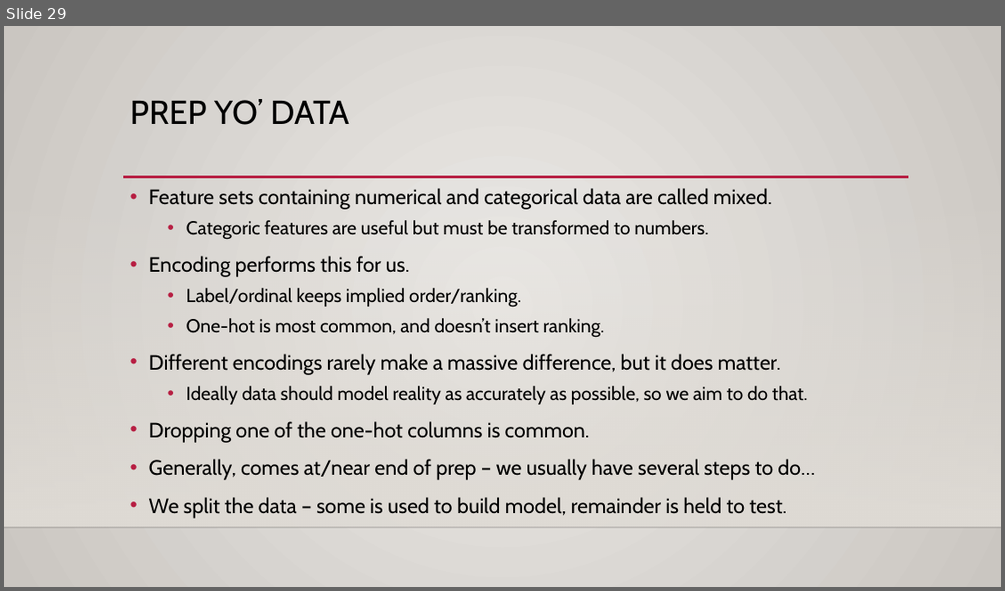
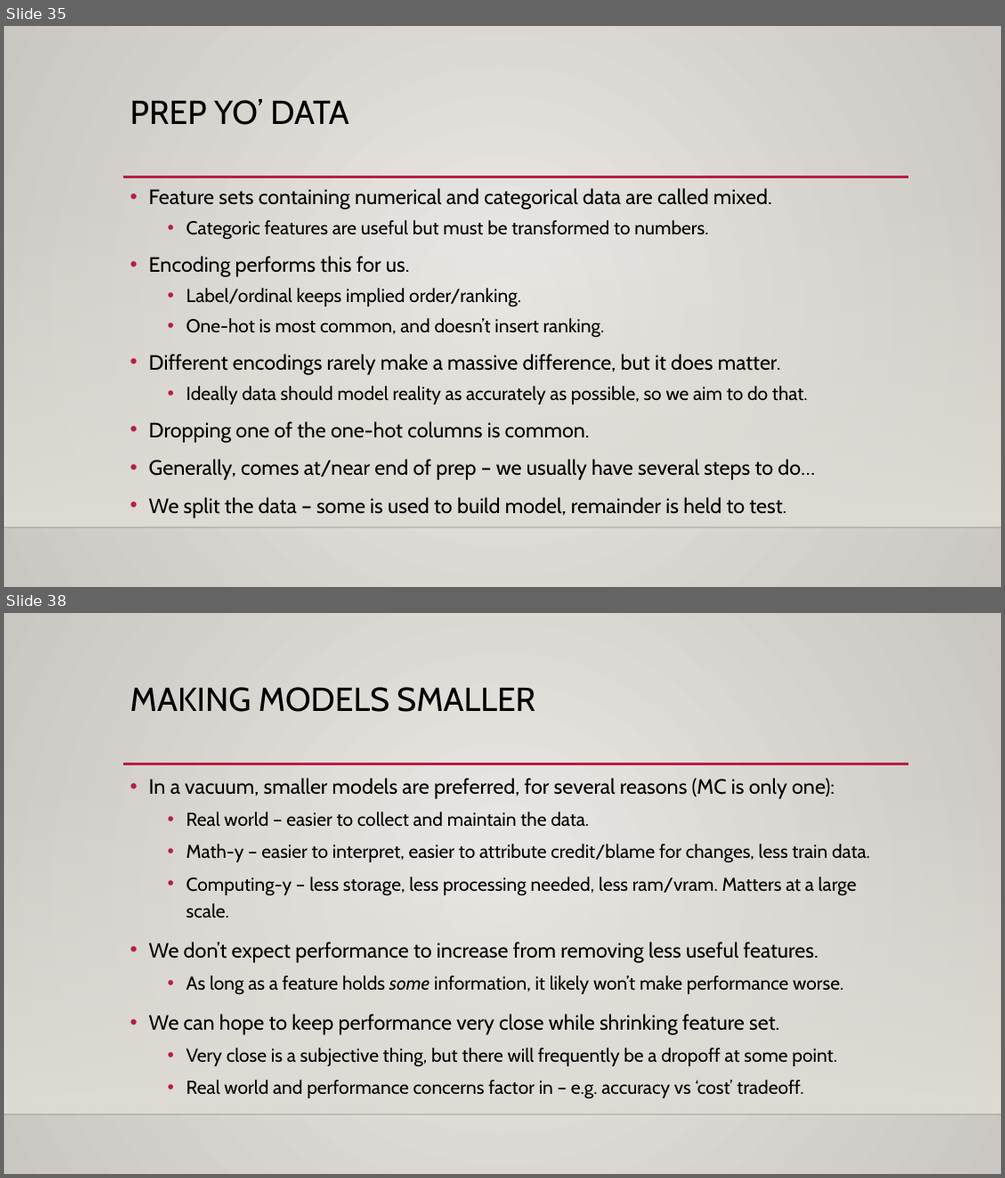
Before and after one commit to AkeemSemperDataScience/Basic_Stats_in_Python_Student_Repository, a slide deck: reference_material/slides/022_encoding.pptx. Shown one above the other, each under a label of ours: slide 29 before the commit, slides 35 and 38 after it; the slides between them are not shown. The pictures are 1005x591 and 1005x1178 pixels, drawn with LibreOffice and Linux fonts; fonts in the diff are those of the drawing; background and template pictures are left out. Boxes give left, top, right and bottom in pixels: in the first picture for what was removed or moved away, otherwise in the second. Text is boxed around its words. In the diff, an @@ line names an element or a change of style, - is before the commit and + after.

```diff
--- a/reference_material/slides/022_encoding.pptx
+++ b/reference_material/slides/022_encoding.pptx
@@ slide 38 added at [4,613,1001,1174], background gradient #ECEAE7 to #CAC7C1; not listed: 3 template elements that a slide beside it also shows @@
@@ title added at [130,687,535,712], 32 pt, text #000000 @@
+MAKING MODELS SMALLER
@@ text added at [149,778,870,1099], 18 pt, text #000000 @@
+• In a vacuum, smaller models are preferred, for several reasons (MC is only one):
+  • Real world – easier to collect and maintain the data.
+  • Math-y – easier to interpret, easier to attribute credit/blame for changes, less train data.
+  • Computing-y – less storage, less processing needed, less ram/vram. Matters at a large scale.
+• We don’t expect performance to increase from removing less useful features.
+  • As long as a feature holds some information, it likely won’t make performance worse.
+• We can hope to keep performance very close while shrinking feature set.
+  • Very close is a subjective thing, but there will frequently be a dropoff at some point.
+  • Real world and performance concerns factor in – e.g. accuracy vs ‘cost’ tradeoff.
@@ what was slide 29 is now slide 35 @@
```
Also in this commit, not shown: 6 slides changed, 10 other slides added, 7 other files.
